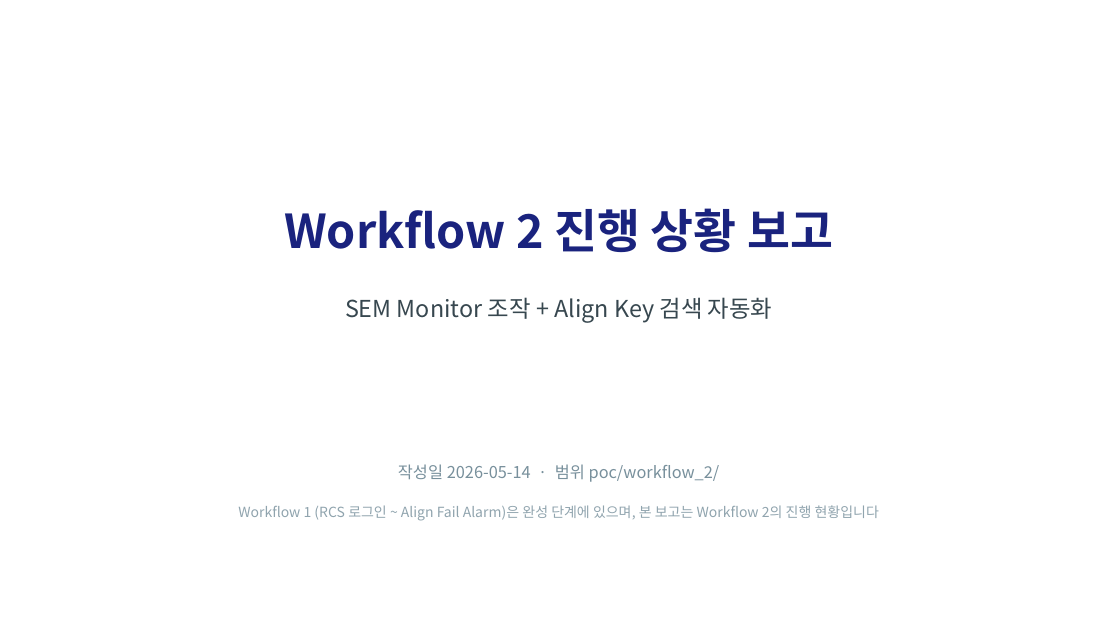
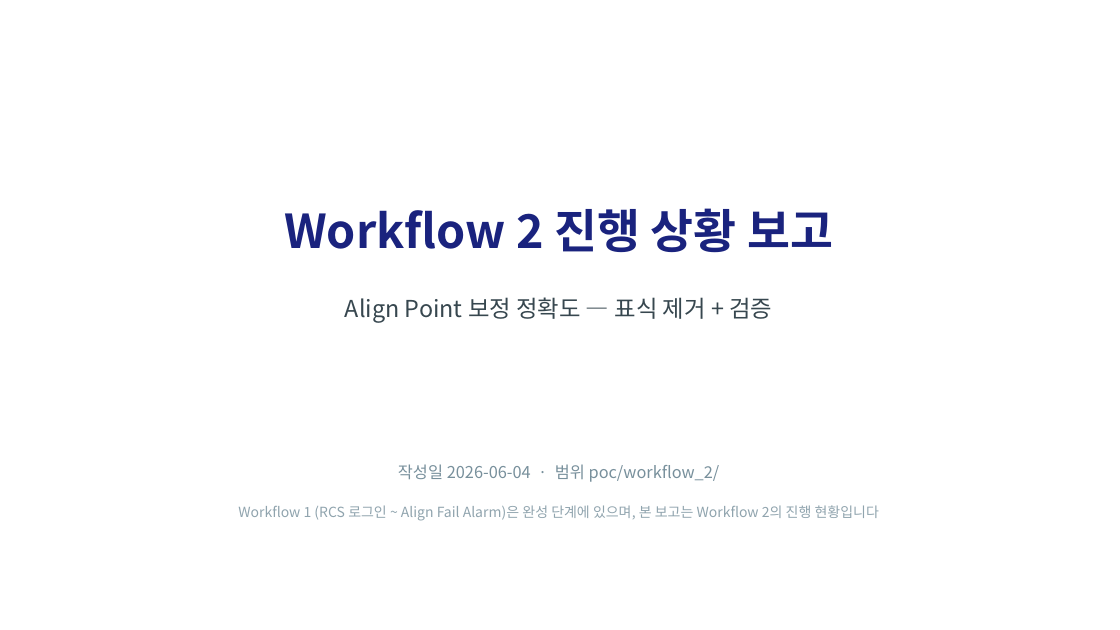
Before and after one commit to DarrenKoi/auto_recipe_creator, a slide deck: slide 1 of poc/workflow_2/docs/weekly_report/workflow_2_status_report.pptx. Drawn at 1120x630 pixels with LibreOffice and Linux fonts; fonts in the diff are those of the drawing. Boxes give left, top, right and bottom in pixels: in the first picture for what was removed or moved away, otherwise in the second. Text is boxed around its words. In the diff, an @@ line names an element or a change of style, - is before the commit and + after.

```diff
--- a/poc/workflow_2/docs/weekly_report/workflow_2_status_report.pptx
+++ b/poc/workflow_2/docs/weekly_report/workflow_2_status_report.pptx
@@ text at box(345, 297, 772, 323): text changed @@
-SEM Monitor 조작 + Align Key 검색 자동화
+Align Point 보정 정확도 — 표식 제거 + 검증
@@ text at box(398, 464, 720, 482): text changed @@
-작성일 2026-05-14 · 범위 poc/workflow_2/
+작성일 2026-06-04 · 범위 poc/workflow_2/
```
Also in this commit, not shown: 3 other slides changed, 3 other files.
